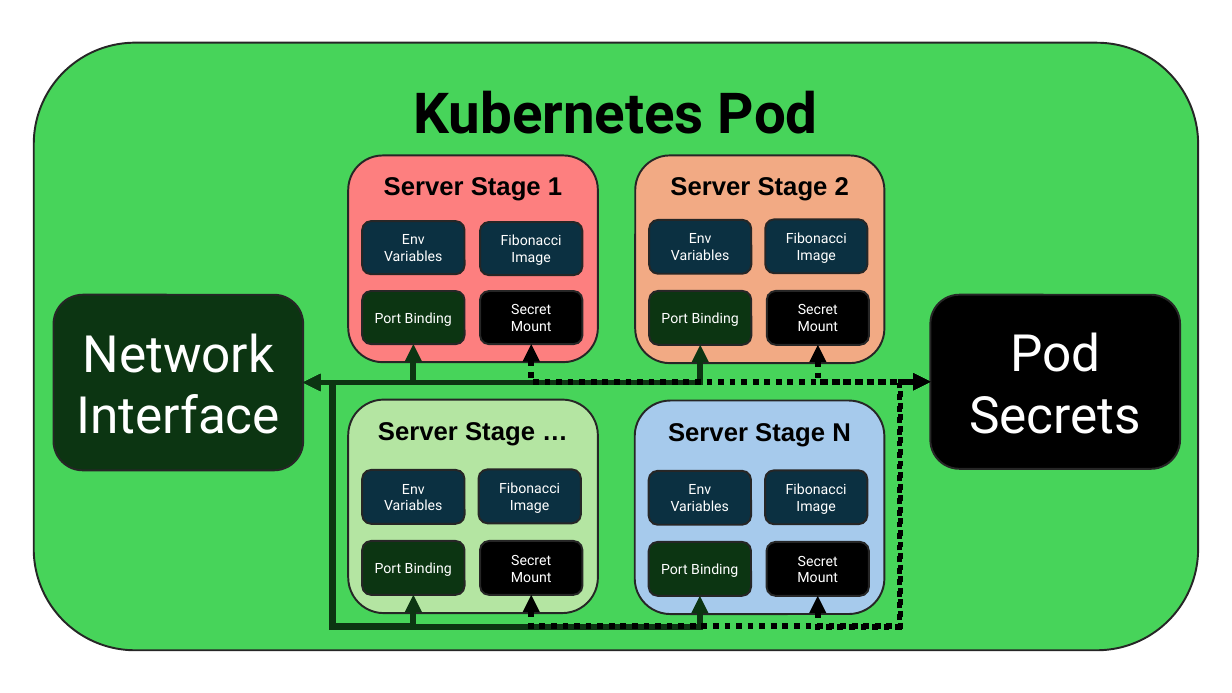
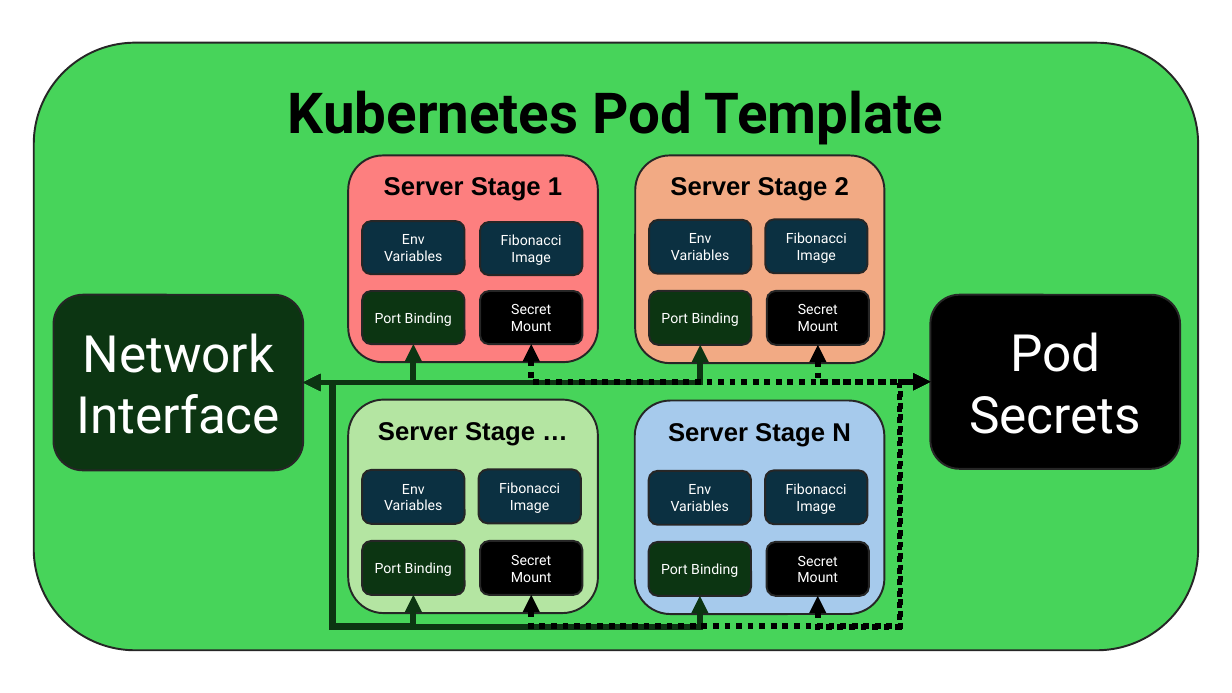
Before and after one commit to laoluadewoye/Run-Fibonacci, a slide deck: slide 5 of extra_materials/Run Fibonacci Graphs.pptx. Drawn at 1232x693 pixels with LibreOffice and Linux fonts; fonts in the diff are those of the drawing. Boxes give left, top, right and bottom in pixels: in the first picture for what was removed or moved away, otherwise in the second. Text is boxed around its words. In the diff, an @@ line names an element or a change of style, - is before the commit and + after.

```diff
--- a/extra_materials/Run Fibonacci Graphs.pptx
+++ b/extra_materials/Run Fibonacci Graphs.pptx
@@ text in rounded rectangle at (x1=288, y1=90, x2=943, y2=145): text changed @@
-Kubernetes Pod
+Kubernetes Pod Template
```
Also in this commit, not shown: 2 slides added, 16 other files.
